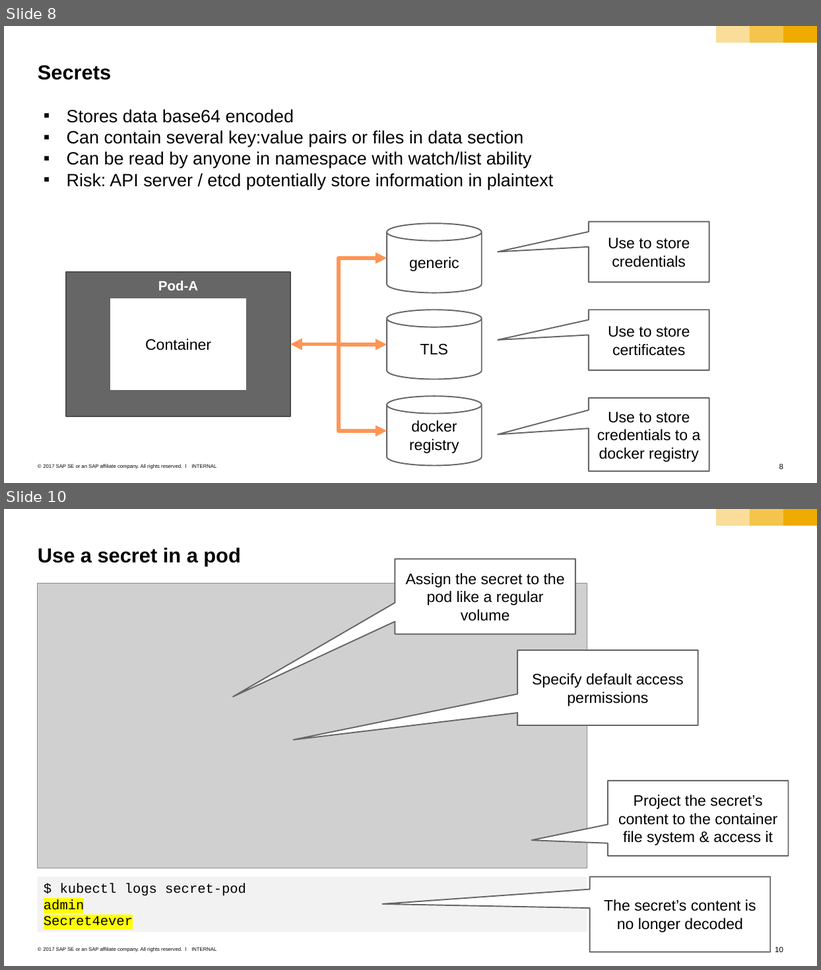
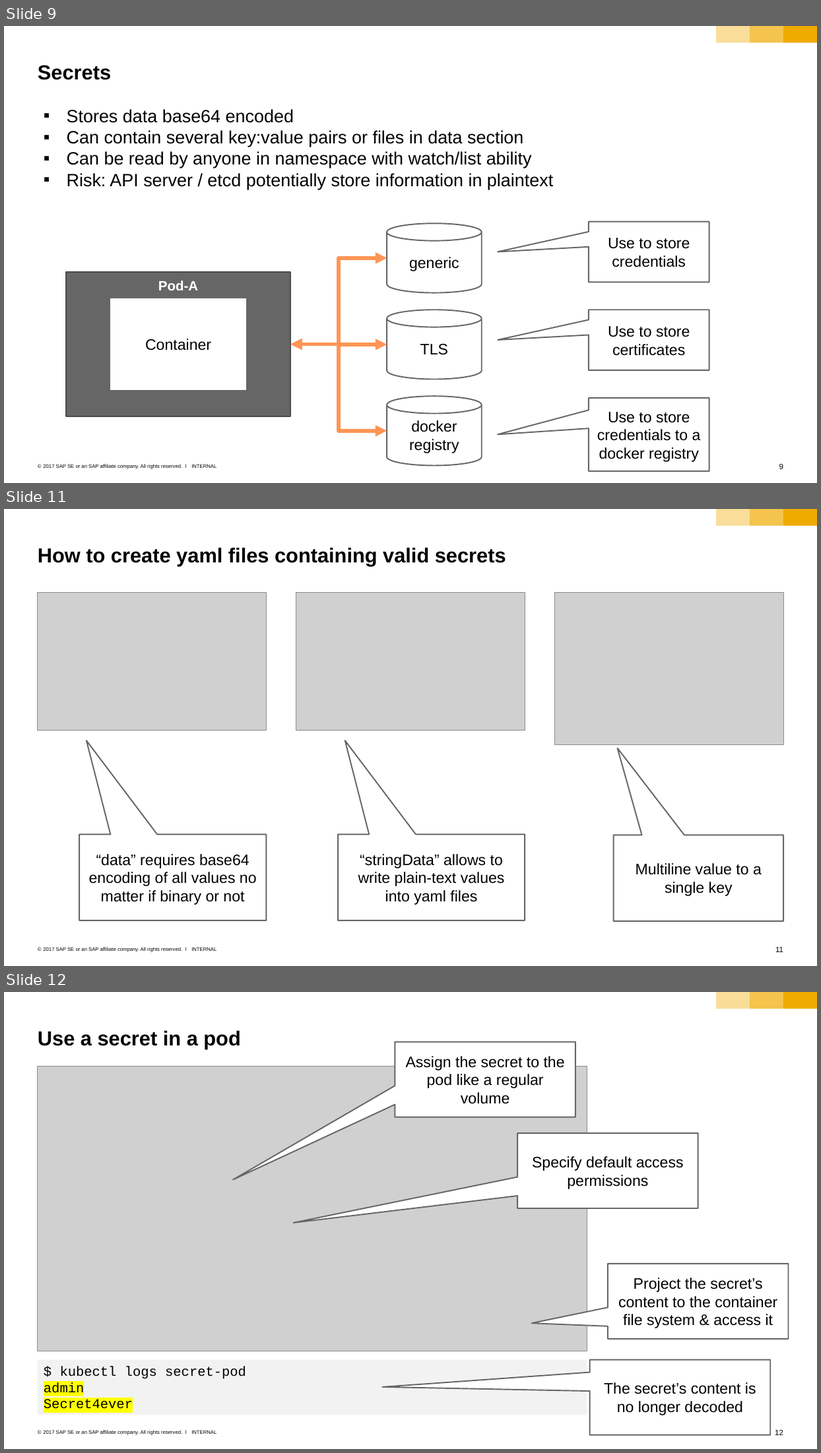
Before and after one commit to cuijiyao01/docker-k8s-training, a slide deck: kubernetes/07_configmap_secrets.pptx. Shown one above the other, each under a label of ours: slides 8 and 10 before the commit, slides 9, 11 and 12 after it; the slides between them are not shown. The pictures are 821x970 and 821x1453 pixels, drawn with LibreOffice and Linux fonts; fonts in the diff are those of the drawing; grey boxes stand for pictures. Boxes give left, top, right and bottom in pixels: in the first picture for what was removed or moved away, otherwise in the second. Text is boxed around its words. In the diff, an @@ line names an element or a change of style, - is before the commit and + after.

Commit message:
add string & binary data details

```diff
--- a/kubernetes/07_configmap_secrets.pptx
+++ b/kubernetes/07_configmap_secrets.pptx
@@ slide 11 added at [4,509,817,966], background #FFFFFF; not listed: 6 template elements that a slide beside it also shows @@
@@ title added at [38,547,506,566], 24 pt, text #000000, bold @@
+How to create yaml files containing valid secrets
@@ picture added at [38,593,266,730] @@
@@ picture added at [296,593,525,730] @@
@@ picture added at [555,593,783,745] @@
@@ speech box added at [80,834,266,920], fill #FFFFFF, outline #666666 1.5 pt, 18 pt, text #000000 @@
+“data” requires base64 encoding of all values no matter if binary or not
@@ speech box added at [338,834,525,920], fill #FFFFFF, outline #666666 1.5 pt, 18 pt, text #000000 @@
+“stringData” allows to write plain-text values into yaml files
@@ speech box added at [614,835,783,921], fill #FFFFFF, outline #666666 1.5 pt, 18 pt, text #000000 @@
+Multiline value to a single key
@@ what was slide 8 is now slide 9 @@
@@ what was slide 10 is now slide 12 @@
@@ page number at [775,1430,783,1436]: text changed @@
-10
+12
```
Also in this commit, not shown: 4 slides changed, 2 other slides added, 1 slide removed.
